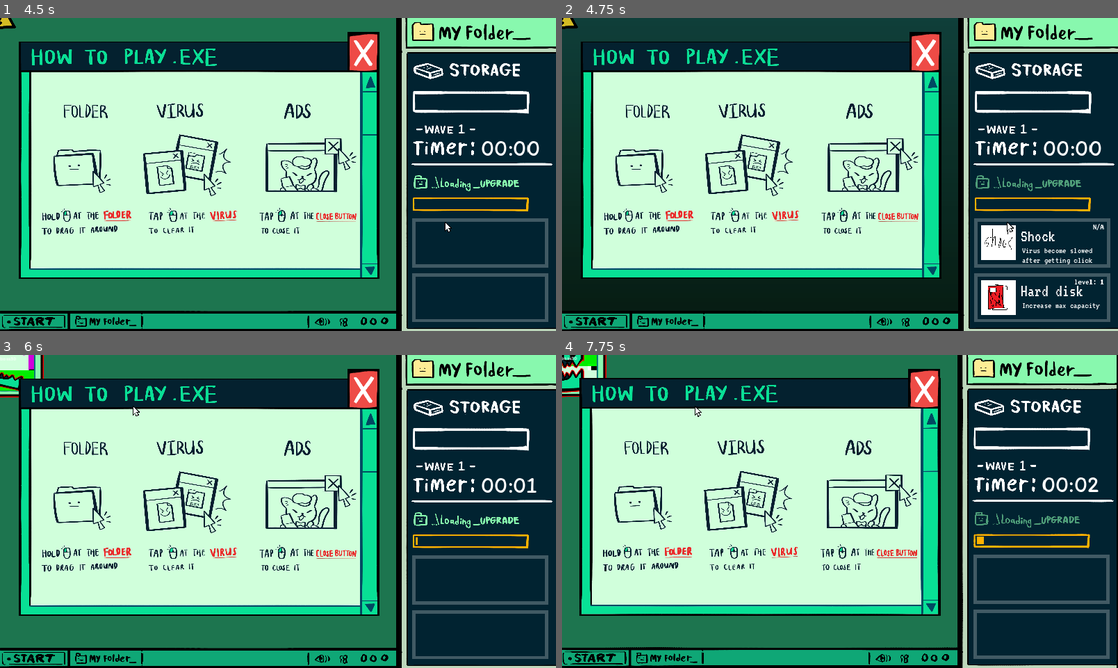
Above: before the commit, frames 1-4 (two rows, left to right).
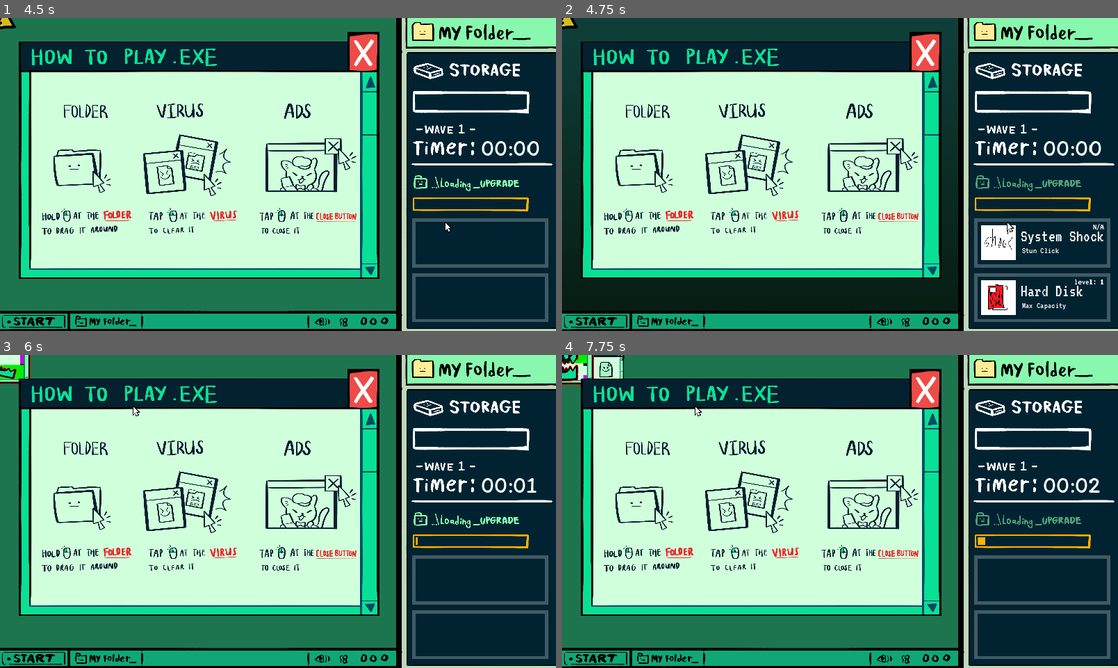
Above: after the commit, the same moments.

Repository: icheft524/Folder-Brawler
Game: Godot game, scene res://menu.tscn
Same seed, same stepped clock (60 frames per second), same inputs: the game is played once before the commit and once after it. The engine's default icon, where the game draws it, is replaced by a stand-in: a white triangle on a blue panel in a dark square.
Inputs (mouse positions are in pixels of both pictures, inside the frame that each line leads up to):
- Up to frame 1 (4.5 s): click (16, 36) at 0.5 s; tap Enter (ui_accept) every 0.75 s from 1.25 to 4.25 s; drag from (478, 243) to (133, 68) at 1.27 s; drag from (478, 296) to (133, 68) at 2.02 s; move the mouse to (333, 105) at 2.77 s; press the mouse at (333, 105) at 2.78 s; release the mouse at (333, 105) at 3.5 s; drag from (250, 237) to (478, 243) at 3.52 s; move the mouse to (444, 221) at 4.27 s; press the mouse at (444, 221) at 4.28 s
- Up to frame 2 (4.75 s): tap Enter (ui_accept) at 4.52 s
- Up to frame 3 (6 s): release the mouse at (444, 558) at 5 s; tap Enter (ui_accept) at 5 s; drag from (111, 464) to (194, 433) at 5.02 s; move the mouse to (133, 405) at 5.77 s; press the mouse at (133, 405) at 5.78 s
- Up to frame 4 (7.75 s): release the mouse at (695, 405) at 6.5 s; drag from (756, 433) to (1040, 580) at 6.52 s; drag from (567, 370) to (695, 405) at 7.27 s

Frame 1 is identical in both runs. In frame 2, 0.5% of the frame differs, in the area x 82-98%, y 68-94%; in frame 3, 0.7%; in frame 4, 12%, in the area x 0-100%, y 0-100%.

Commit message:
Nerf Boss

Diff:
--- a/enemy/boss/boss.gd
+++ b/enemy/boss/boss.gd
@@ -29,8 +29,8 @@
 var normal = preload("res://enemy/normal_file/normal_file.tscn")
 
 var mon = [big, zip, enc]
-var hard_mon = [zip,enc]
-var weak_mon = [big,normal]
+var hard_mon = [zip,enc,big]
+var weak_mon = [normal]
 var not_respond = false
 var teleport_ready
 
@@ -104,7 +104,7 @@
 	self.position = Vector2(_postion_random_srceen(offset))
 	teleport_ready = false
 	await get_tree().create_timer(0.5,false).timeout
-	_spawn_file(2,'hard')
+	_spawn_file(1,'hard')
 
 
 func _on_area_2d_mouse_entered():
@@ -131,7 +131,7 @@
 	#else:
 	if type == 'weak':
 		for i in range(count):
-			var fileins = weak_mon[randi_range(0,1)].instantiate()
+			var fileins = weak_mon[0].instantiate()
 			global.enemy_file_drop = true
 			fileins.position = position
 			fileins.set_meta("broken_pos",position - Vector2(randf_range(-1,1) * offset_spawn,randf_range(-1,1) * offset_spawn))
@@ -139,7 +139,7 @@
 				#await get_tree().create_timer(1,false).timeout
 	if type == 'hard':
 		for i in range(count):
-			var fileins = hard_mon[randi_range(0,1)].instantiate()
+			var fileins = hard_mon[randi_range(0,2)].instantiate()
 			global.enemy_file_drop = true
 			fileins.position = position
 			fileins.set_meta("broken_pos",position - Vector2(randf_range(-1,1) * offset_spawn,randf_range(-1,1) * offset_spawn))
--- a/enemy/boss/boss.tscn
+++ b/enemy/boss/boss.tscn
@@ -22,7 +22,7 @@
 shader_parameter/tint = Color(1, 1, 1, 1)
 
 [sub_resource type="RectangleShape2D" id="RectangleShape2D_dprjq"]
-size = Vector2(308.5, 317)
+size = Vector2(212.5, 223)
 
 [sub_resource type="Animation" id="Animation_83k0q"]
 length = 0.001
@@ -196,7 +196,7 @@
 "times": PackedFloat32Array(0, 0.1, 0.2),
 "transitions": PackedFloat32Array(-2, -2, -2),
 "update": 0,
-"values": [Vector2(0.3, 0.1), Vector2(0.5, 0.6), Vector2(0.5, 0.5)]
+"values": [Vector2(0.3, 0.1), Vector2(0.35, 0.42), Vector2(0.35, 0.35)]
 }
 tracks/1/type = "value"
 tracks/1/imported = false
@@ -605,6 +605,7 @@
 texture = ExtResource("3_p0wm4")
 
 [node name="hp" type="Label" parent="."]
+visible = false
 offset_right = 40.0
 offset_bottom = 23.0
 
@@ -614,7 +615,7 @@
 }
 
 [node name="delay_teleport" type="Timer" parent="."]
-wait_time = 3.5
+wait_time = 4.0
 autostart = true
 
 [node name="one_sec_spawn" type="Timer" parent="."]
--- a/folder/upgrade/upgrade_db.gd
+++ b/folder/upgrade/upgrade_db.gd
@@ -1,22 +1,22 @@
 extends Node
 
 const adblocker_displayename = "Adblocker"
-const adblocker_details = "Decrease ad"
+const adblocker_details = "I HATE Ads"
 
 const antivirus_displayname = "Anti Virus"
-const antivirus_details = "Increase Critical\nChance"
+const antivirus_details = "Critical Hit"
 
-const harddisk_displayname = "Hard disk"
-const harddisk_details = "Increase max capacity"
+const harddisk_displayname = "Hard Disk"
+const harddisk_details = "Max Capacity"
 
-const increasedpi_displayname = "increase dpi"
-const increasedpi_details = "Move folder faster"
+const increasedpi_displayname = "DPI"
+const increasedpi_details = "Speedy Folder"
 
-const shock_displayname = "Shock"
-const shock_details = "Virus become slowed\nafter getting click"
+const shock_displayname = "System Shock"
+const shock_details = "Stun Click"
 
 const endtask_displayname = "End Task"
-const endtask_details = "Clear all virus in\nfolder"
+const endtask_details = "Clean Folder!"
 
 const ICON_Path = "res://art/icon/"
 const ART_Path = "res://art/"
